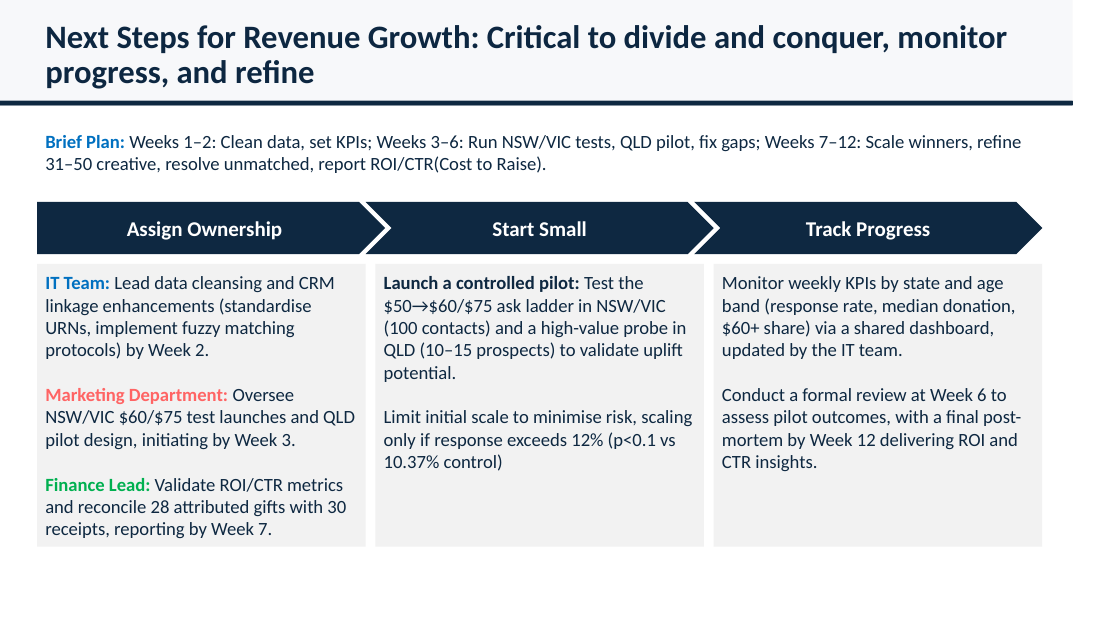
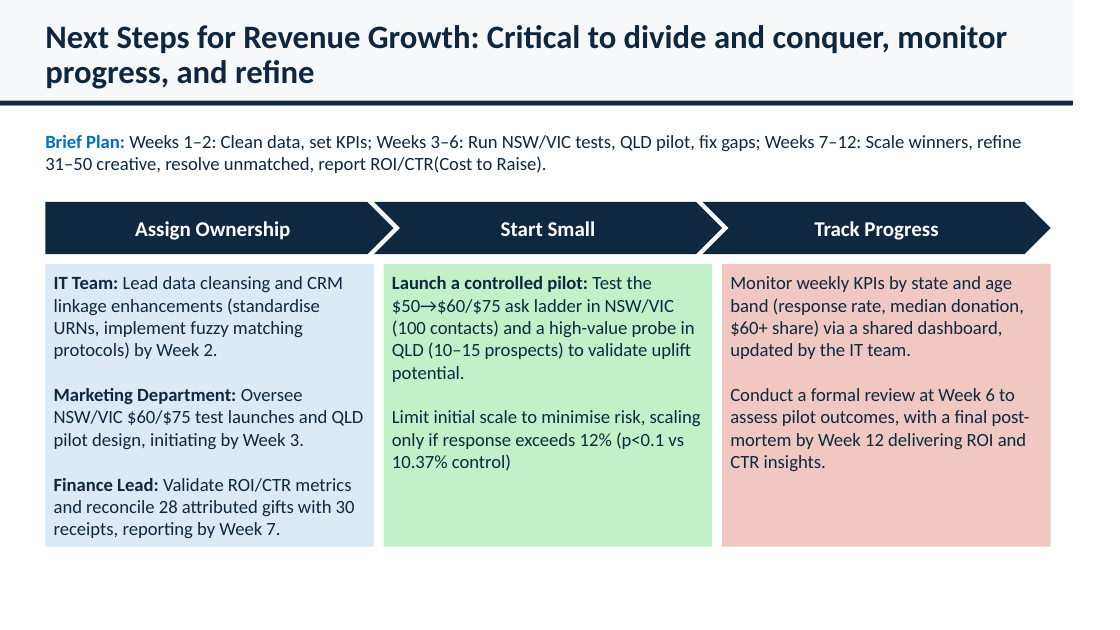
Before and after one commit to debdavid/fundraising_campaign, a slide deck: slide 7 of FundraisingAnalysis.pptx. Drawn at 1120x630 pixels with LibreOffice and Linux fonts; fonts in the diff are those of the drawing; background and template pictures are left out. Boxes give left, top, right and bottom in pixels: in the first picture for what was removed or moved away, otherwise in the second. Text is boxed around its words. In the diff, an @@ line names an element or a change of style, - is before the commit and + after.

Commit message:
Analysis report, recommendations & next steps

```diff
--- a/FundraisingAnalysis.pptx
+++ b/FundraisingAnalysis.pptx
@@ rectangle "IT Team: Lead data cleansing ..." at (x1=45, y1=264, x2=374, y2=547): text colour #0070C0 to #0E2841 in "IT Team:"; text colour #FF6464 to #0E2841 in "Marketing Department:"; text colour #00B050 to #0E2841 in "Finance Lead:"; fill #F2F2F2 to #DCEAF7 @@
@@ 3 rectangles, 2 chevrons, 1 pentagon arrow moved together from (x1=37, y1=202, x2=1043, y2=547) to (x1=45, y1=202, x2=1051, y2=547) @@
@@ rectangle "Launch a controlled pilot: Test ..." at (x1=384, y1=264, x2=712, y2=547): fill #F2F2F2 to #C2F1C8 @@
@@ rectangle "Monitor weekly KPIs by state ..." at (x1=723, y1=264, x2=1051, y2=547): fill #F2F2F2 to #F0C7C1 @@
```
Also in this commit, not shown: 2 other slides changed.
